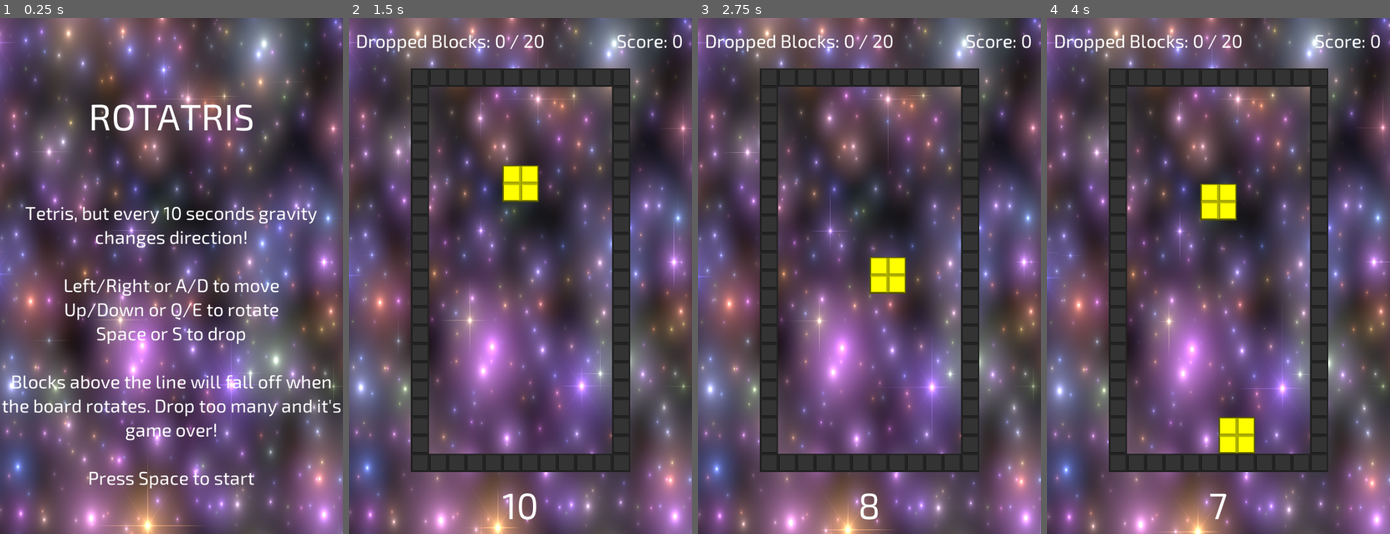
Above: before the commit, frames 1-4 (left to right).
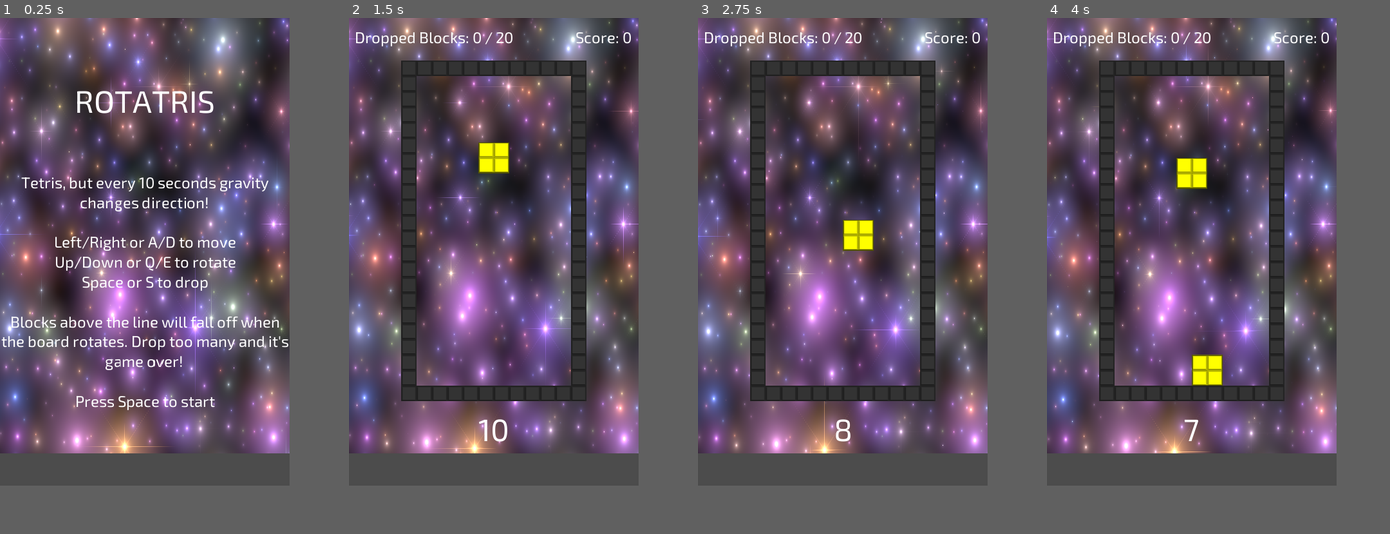
Above: after the commit, the same moments.

Repository: danielcannell/rotatris
Game: Godot game, scene res://Main.tscn
Two runs of this game, one before a commit and one after it. Both use one fixed random seed, a clock stepped at 60 frames per second and the inputs below.
Inputs:
- Up to frame 1 (0.25 s): no input
- Up to frame 2 (1.5 s): hold Right (move_right) 0.53-1.28 s; tap Space (drop) at 0.6 s; hold Left (move_left) from 1.28 s (still down); tap Down (rotate_ccw) at 1.35 s
- Up to frame 3 (2.75 s): release Left (move_left) at 2.03 s; hold Right (move_right) from 2.03 s (still down); tap Up (rotate_cw) at 2.1 s
- Up to frame 4 (4 s): tap Space (drop) at 2.85 s; release Right (move_right) at 3.53 s; hold Left (move_left) from 3.53 s (still down); tap Down (rotate_ccw) at 3.6 s
In our replay, the window is 533x800 before the commit and 450x725 after it. These sizes can differ from the game's own. Grey fills any space a smaller window leaves; there, only what the larger window draws over its background counts as a difference.

The runs differ from the first frame. In frame 1, 78% of the frame differs, in the area x 0-100%, y 0-100%; in frame 2, 77%; in frame 3, 77%; in frame 4, 77%.

Commit message:
Change game to run at 3/4 resolution for tiny screens

Diff:
--- a/project.godot
+++ b/project.godot
@@ -36,8 +36,11 @@
 
 [display]
 
-window/size/width=600
-window/size/height=900
+window/size/width=450
+window/size/height=725
+window/stretch/mode="2d"
+window/stretch/aspect="keep"
+window/stretch/shrink=0.75
 
 [gui]
 
